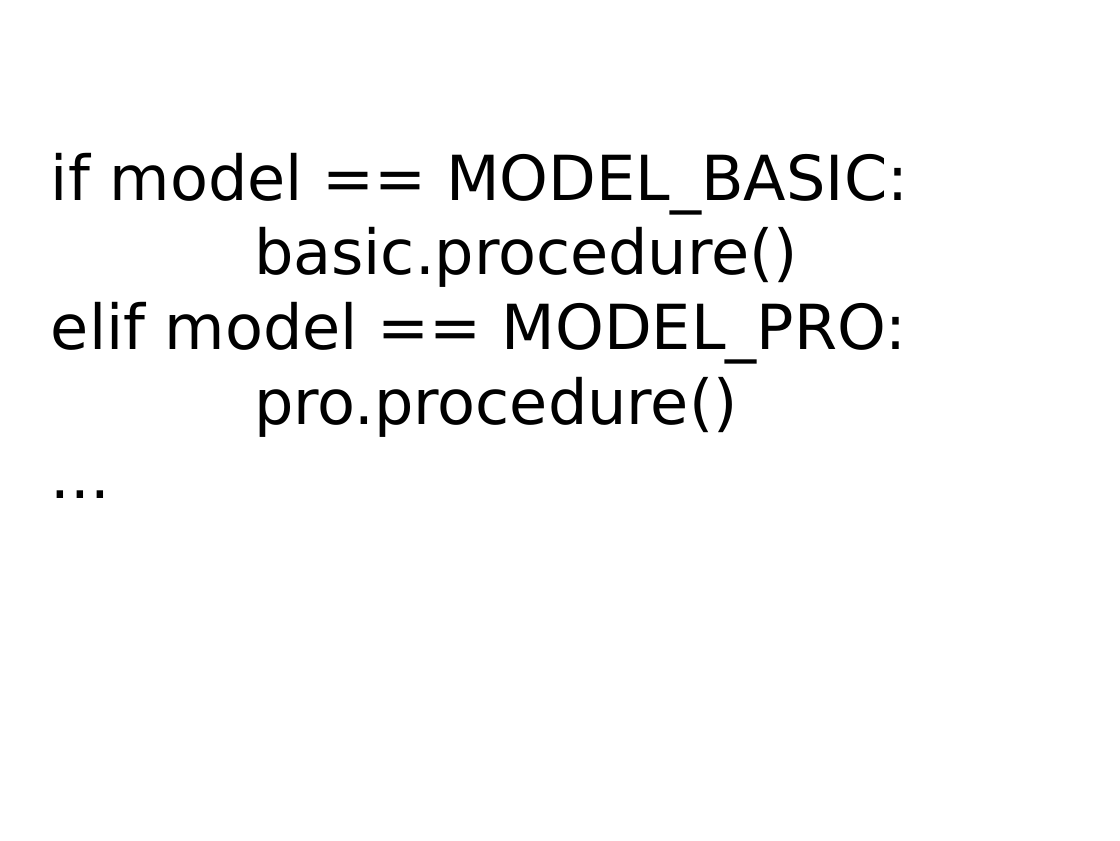
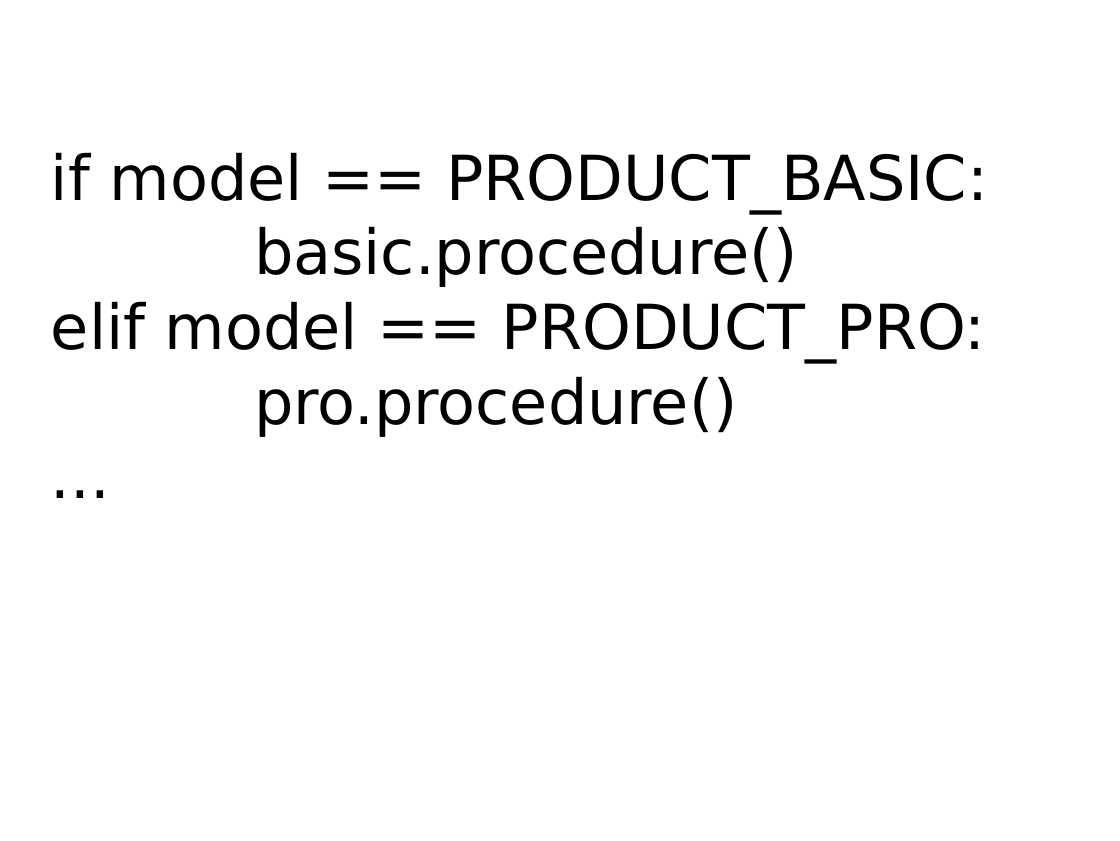
Before and after one commit to mkohler/embedded_python_presentation, a slide deck: slide 42 of embedded_python.odp. Drawn at 1120x841 pixels with LibreOffice and Linux fonts; fonts in the diff are those of the drawing. Boxes give left, top, right and bottom in pixels: in the first picture for what was removed or moved away, otherwise in the second. Text is boxed around its words. In the diff, an @@ line names an element or a change of style, - is before the commit and + after.

```diff
--- a/embedded_python.odp
+++ b/embedded_python.odp
@@ title at bbox=[51, 152, 988, 436]: text changed @@
-if model == MODEL_BASIC:
-basic.procedure()
-elif model == MODEL_PRO:
-pro.procedure()
-...
+if model == PRODUCT_BASIC:
+basic.procedure()
+elif model == PRODUCT_PRO:
+pro.procedure()
+...
```
Also in this commit, not shown: 2 other slides changed, 1 slide added, 2 slides removed, 1 other file.
